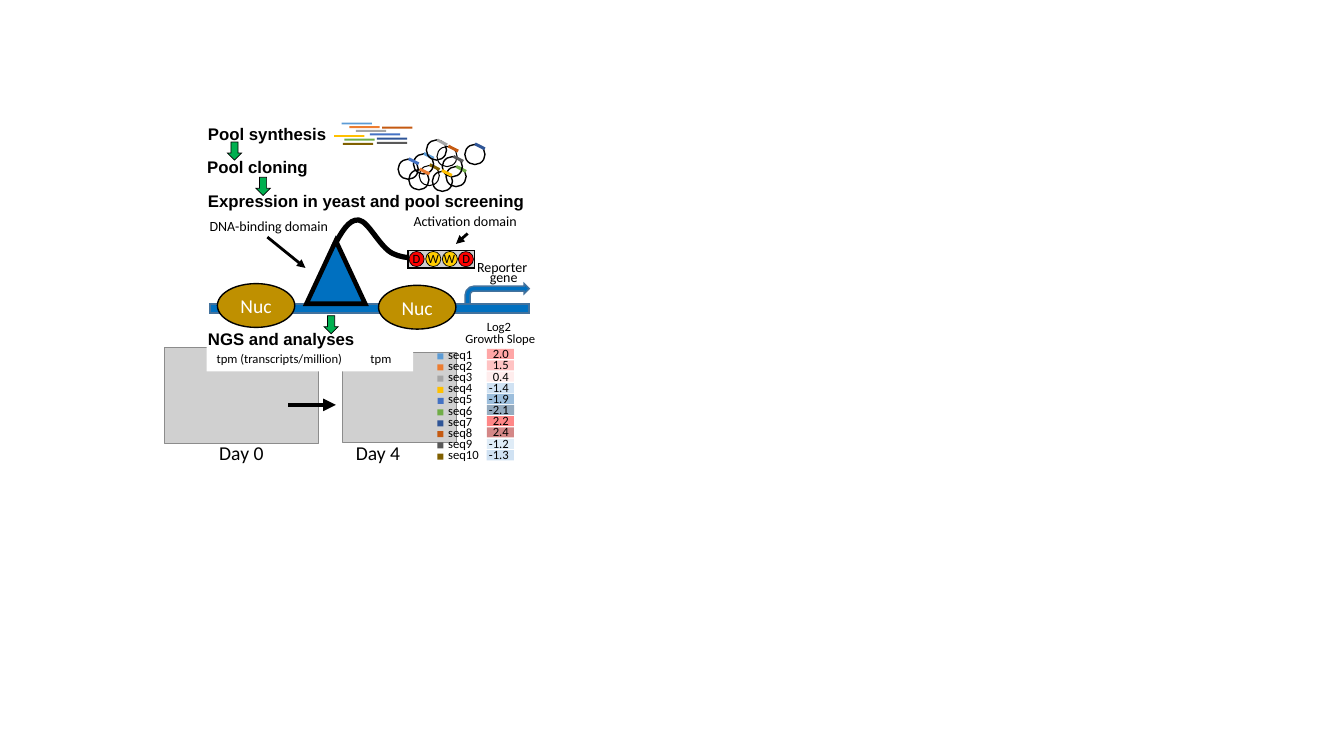
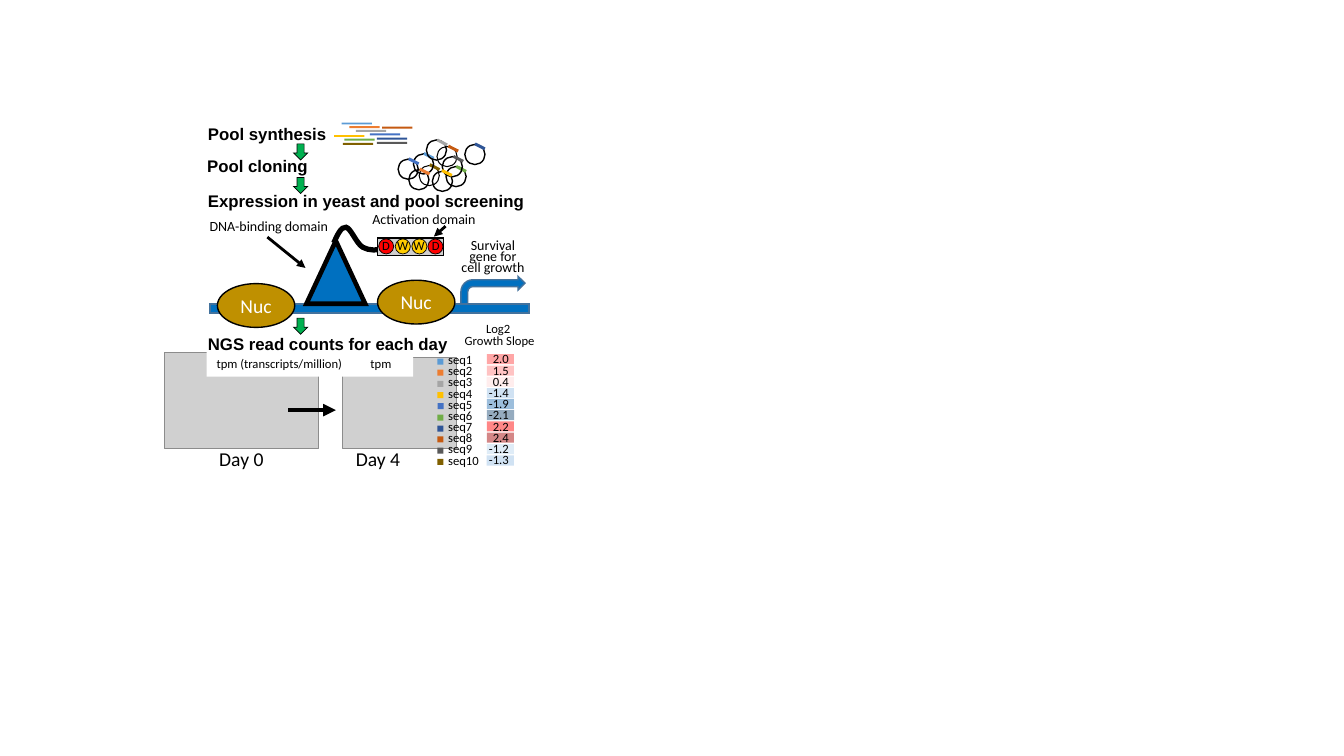
Before and after one commit to bkbroyles/WD-tAD-libraries, a slide deck: slide 1 of Figure 1/Fig.1A.pptx. Drawn at 1344x756 pixels with LibreOffice and Linux fonts; fonts in the diff are those of the drawing; grey boxes stand for pictures. Boxes give left, top, right and bottom in pixels: in the first picture for what was removed or moved away, otherwise in the second. Text is boxed around its words. In the diff, an @@ line names an element or a change of style, - is before the commit and + after.

```diff
--- a/Figure 1/Fig.1A.pptx
+++ b/Figure 1/Fig.1A.pptx
@@ down arrow: place and size @@
-down arrow at <box>228,142,242,160</box>
+down arrow at <box>293,144,308,160</box>
@@ down arrow: place and size @@
-down arrow at <box>256,177,270,196</box>
+down arrow at <box>293,177,308,194</box>
@@ text "Activation domain" rewrapped from <box>414,216,517,226</box> to <box>372,214,475,228</box> @@
@@ freeform shape: place and size @@
-freeform shape at <box>334,220,438,258</box>
+freeform shape at <box>334,227,384,250</box>
@@ 4 texts, 3 ellipses, 1 rectangle: place and size @@
-4 texts, 3 ellipses, 1 rectangle at <box>408,250,475,267</box>
+4 texts, 3 ellipses, 1 rectangle at <box>378,238,445,255</box>
@@ ellipse: place and size @@
-ellipse at <box>459,252,474,267</box>
+ellipse at <box>427,239,443,254</box>
@@ arrow moved from (468, 234) - (456, 244) to (446, 226) - (435, 237) @@
@@ text at <box>461,240,525,276</box>: text changed @@
-Reporter
-gene
+Survival gene for cell growth
@@ ellipse "Nuc": place and size @@
-ellipse "Nuc" at <box>379,285,457,329</box>
+ellipse "Nuc" at <box>378,280,456,324</box>
@@ bent arrow: place and size @@
-bent arrow at <box>465,283,529,303</box>
+bent arrow at <box>461,276,525,303</box>
@@ down arrow: place and size @@
-down arrow at <box>325,316,339,334</box>
+down arrow at <box>293,319,308,335</box>
@@ text at <box>208,338,447,354</box>: text changed @@
-NGS and analyses
+NGS read counts for each day
@@ 21 rectangles, 4 texts, 2 pictures, 1 arrow: place and size @@
-21 rectangles, 4 texts, 2 pictures, 1 arrow at <box>164,346,514,463</box>
+21 rectangles, 4 texts, 2 pictures, 1 arrow at <box>164,351,514,469</box>
```
Also in this commit, not shown: 5 other files.
